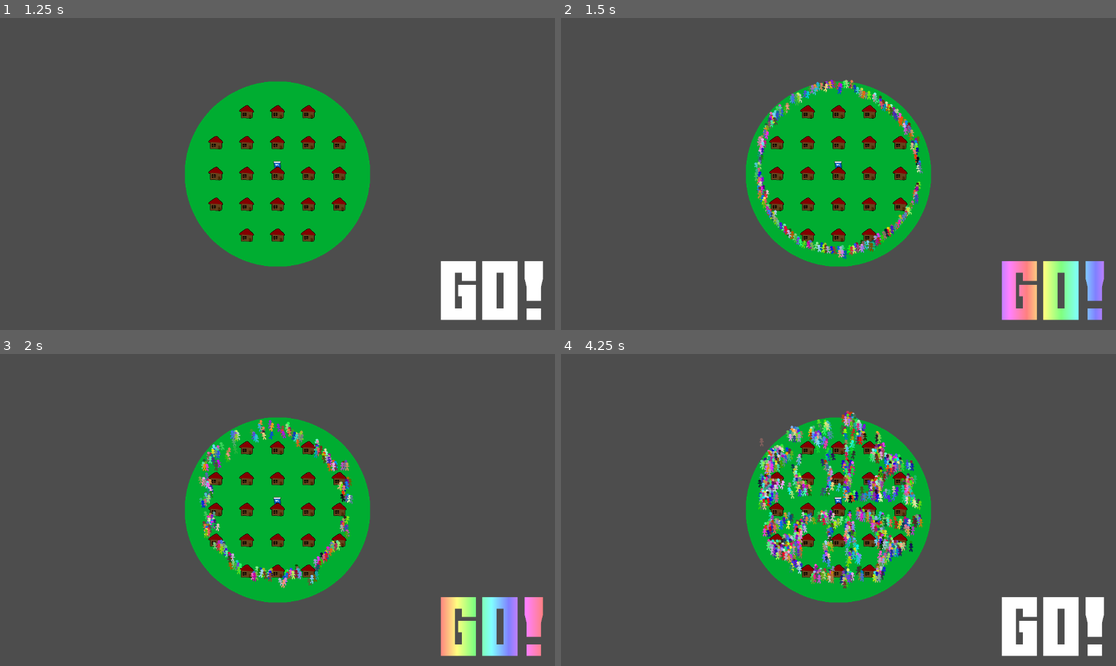
Above: before the commit, frames 1-4 (two rows, left to right).
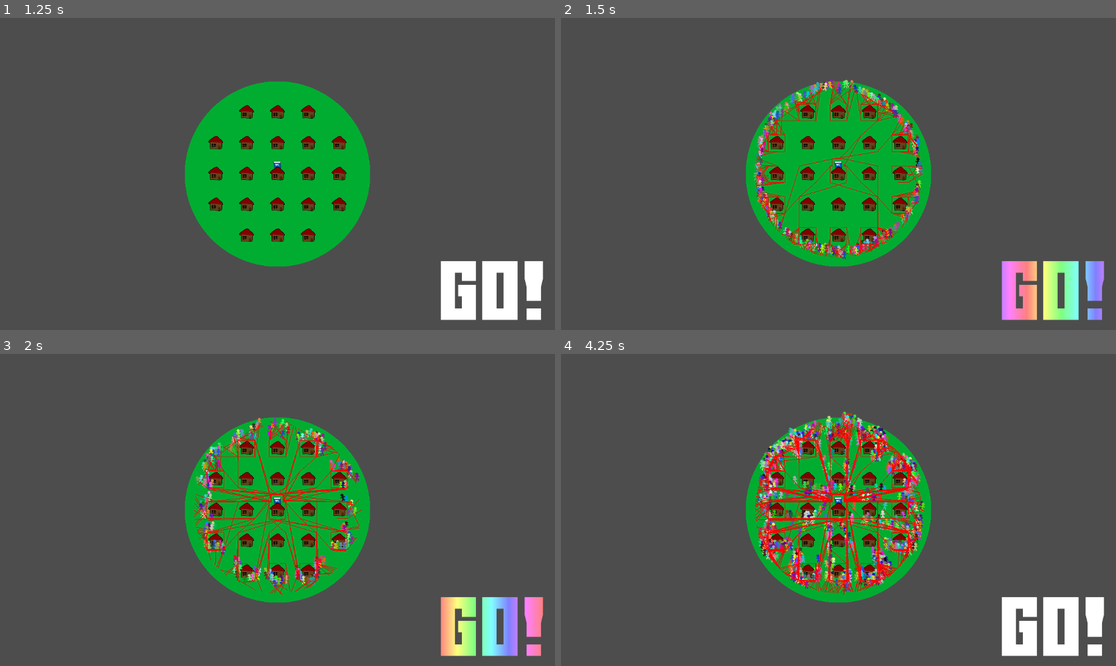
Above: after the commit, the same moments.

Repository: Viggzta/gmtk-jam-2024
Game: Godot game, scene res://main_menu.tscn
Same seed, same stepped clock (60 frames per second), same inputs: the game is played once before the commit and once after it.
Inputs (mouse positions are in pixels of both pictures, inside the frame that each line leads up to):
- Up to frame 1 (1.25 s): click (271, 130) at 0.5 s
- Up to frame 2 (1.5 s): click (1054, 289) at 1.25 s
- Up to frame 3 (2 s): no input
- Up to frame 4 (4.25 s): click (1054, 625) at 2 s; click (1054, 625) at 2.75 s; tap Enter at 3.5 s; move the mouse to (960, 494) at 3.52 s; tap B at 3.6 s; click (960, 494) at 3.67 s

Frame 1 is identical in both runs. In frame 2, 3.2% of the frame differs, in the area x 34-66%, y 19-78%; in frame 3, 4.6%; in frame 4, 9.5%, in the area x 34-66%, y 18-78%.

Commit message:
fix pathfinding a bit

Diff:
--- a/src/scenes/levels/the_level.gd
+++ b/src/scenes/levels/the_level.gd
@@ -54,7 +54,7 @@
 			cos(spawn_location_radians) * current_max_radius * building_offset + cos(spawn_location_radians) * dude_spawn_offset,
 			sin(spawn_location_radians) * current_max_radius * building_offset + sin(spawn_location_radians) * dude_spawn_offset)
 		var dude: Node2D = DUDE.instantiate()
-		dude.initialize(spawn_location, [Dude.NeedType.Poop], building_root)
+		dude.initialize(spawn_location, [Dude.NeedType.Eat, Dude.NeedType.Poop], building_root)
 		dude_root.add_child(dude)
 
 func _on_hud_pressed() -> void:
--- a/src/scenes/npc/dude.gd
+++ b/src/scenes/npc/dude.gd
@@ -19,7 +19,7 @@
 var target_need_building: Building
 var building_root: Node2D
 
-var needs: Array = [NeedType.Poop]
+var needs: Array = []
 
 func initialize(position:Vector2, needs: Array, building_root: Node2D) -> void:
 	self.position = position
@@ -40,10 +40,9 @@
 	id = randi()
 	sprite_2d.modulate = Color(randf(), randf(), randf())
 
-	var need: NeedType = needs[0]
+	target_need_building = get_need_location()
 
-	target_need_building = get_need_location()
-	movement_target_position = target_need_building.position
+	movement_target_position = target_need_building.position+ Vector2(randf()*2-1, randf()*2-1)*35.0
 
 func actor_setup() -> void:
 	# Wait for the first physics frame so the NavigationServer can sync.
@@ -72,10 +71,12 @@
 	var movement: Vector2 = position - lastpos
 	lastpos = position
 
-	if movement.length() < 0.1 and not navigation_agent.is_navigation_finished():
+	if movement.length() < 0.02 and not navigation_agent.is_navigation_finished():
+		# linear_velocity += Vector2(randf(), randf()) * 150.0
 		set_movement_target(movement_target_position)
 
-	linear_velocity = current_agent_position.direction_to(next_path_position) * movement_speed
+	var target_velocity: Vector2 = current_agent_position.direction_to(next_path_position) * movement_speed;
+	linear_velocity = target_velocity#lerp(linear_velocity, target_velocity, _delta*2)
 	current_movement_speed = movement.length()
 	# move_and_collide(velocity)
 
@@ -91,7 +92,9 @@
 			needs.remove_at(0)
 			if len(needs) == 0:
 				_go_splat()
-	print("player hit building  ", area.get_parent() as Building)
+			else:
+				target_need_building = get_need_location()
+				set_movement_target(target_need_building.position + (Vector2(randf()*2-1, randf()*2-1))*15)
 
 func _go_splat() -> void:
 	var splat: Node2D = SPLAT.instantiate()
--- a/src/scenes/npc/dude.tscn
+++ b/src/scenes/npc/dude.tscn
@@ -6,7 +6,7 @@
 [sub_resource type="CircleShape2D" id="CircleShape2D_3j1se"]
 
 [sub_resource type="CircleShape2D" id="CircleShape2D_h70pd"]
-radius = 20.0
+radius = 38.4
 
 [node name="Dude" type="RigidBody2D"]
 script = ExtResource("1_t7m2o")
@@ -23,6 +23,7 @@
 [node name="NavigationAgent2D" type="NavigationAgent2D" parent="."]
 path_max_distance = 1845.0
 radius = 56.3
+debug_enabled = true
 
 [node name="Area2D" type="Area2D" parent="."]
 collision_layer = 2
